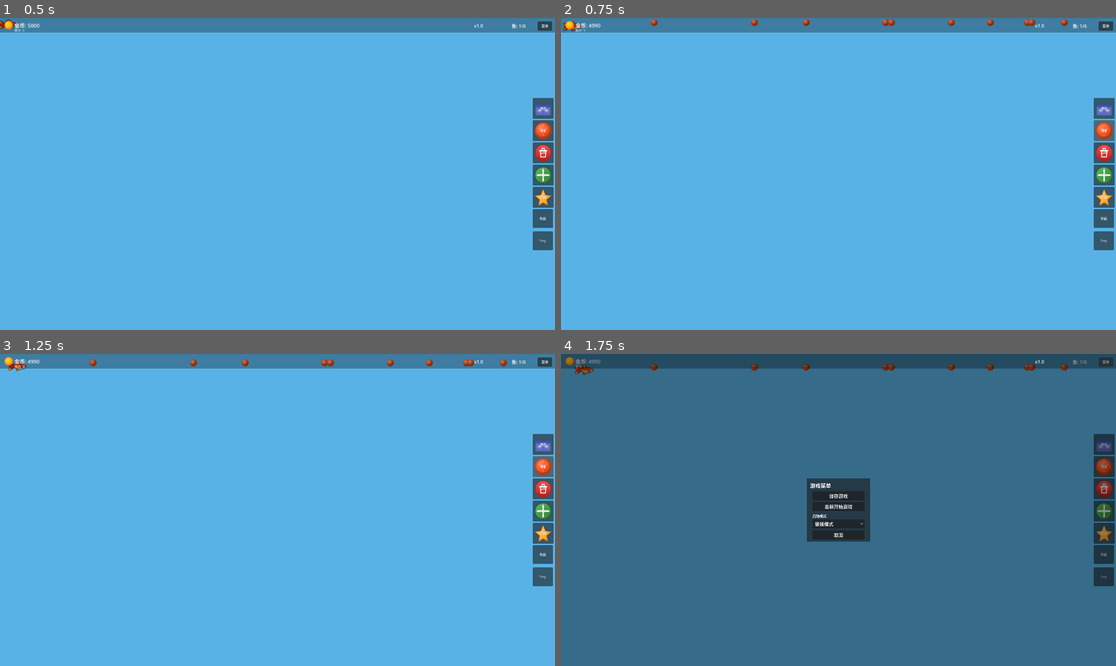
Above: before the commit, frames 1-4 (two rows, left to right).
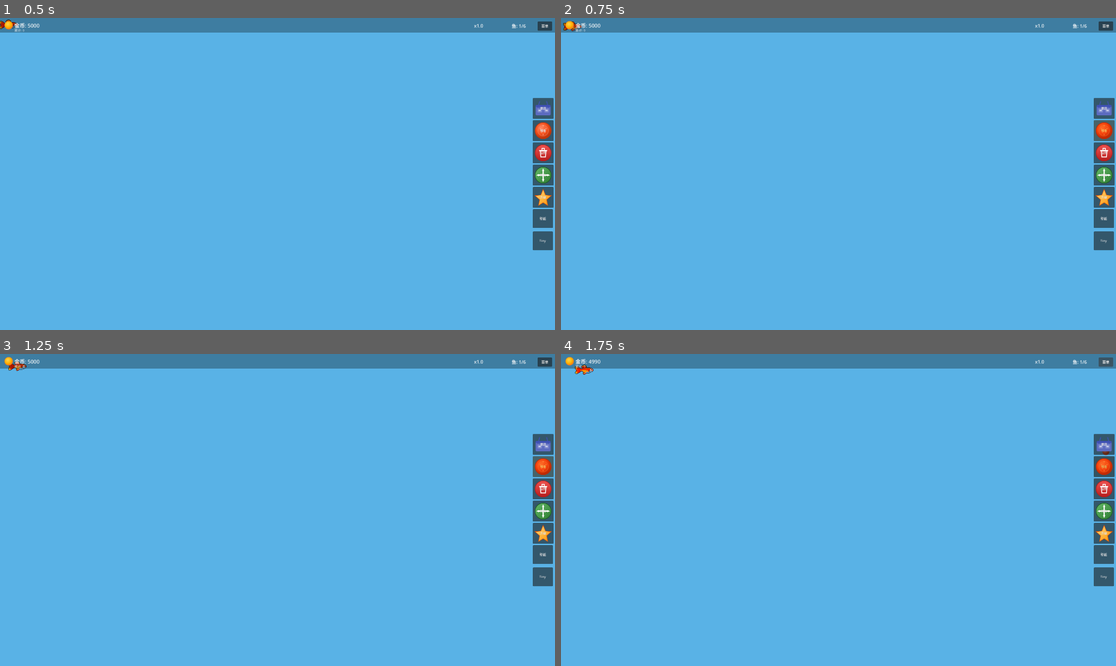
Above: after the commit, the same moments.

Repository: ZhanXuzhao/Deskquarium
Game: Godot game, scene res://main.tscn
Same seed, same stepped clock (60 frames per second), same inputs: the game is played once before the commit and once after it.
Inputs:
- Up to frame 1 (0.5 s): no input
- Up to frame 2 (0.75 s): click "喂食" at 0.5 s
- Up to frame 3 (1.25 s): no input
- Up to frame 4 (1.75 s): click "菜单" at 1.25 s

Frame 1 is identical in both runs. In frame 2, 0.3% of the frame differs, in the area x 5-99%, y 0-38%; in frame 3, 0.3%; in frame 4, 100%, in the area x 0-100%, y 0-100%.

Commit message:
feat: 手动投喂改为投喂模式
- 点击喂食按钮进入投喂模式，光标变为鱼食图标（32x32）
- 左键点击在鼠标位置投一颗鱼食，右键/ESC退出
- 长按持续投食，每秒 3 颗
- 投喂模式下按钮高亮黄色

Diff:
--- a/scripts/main.gd
+++ b/scripts/main.gd
@@ -93,6 +93,12 @@
 var _placement_preview: Sprite2D = null
 var _placement_deco_type: int = -1
 
+# 投喂模式
+var _feed_mode: bool = false
+var _feed_holding: bool = false
+var _feed_hold_time: float = 0.0
+const FEED_INTERVAL: float = 1.0 / 3.0
+
 
 func _ready() -> void:
 	Global.fish_added.connect(_on_fish_added)
@@ -239,6 +245,12 @@
 	if _tiny_mode:
 		_update_tiny_window()
 		_update_resize_cursor()
+
+	if _feed_mode and _feed_holding:
+		_feed_hold_time += _delta
+		while _feed_hold_time >= FEED_INTERVAL:
+			_feed_hold_time -= FEED_INTERVAL
+			_place_food_at_mouse()
 
 
 func _handle_input() -> void:
@@ -263,6 +275,8 @@
 				aqua.clear_move_selection()
 		elif Global.decoration_placement_active:
 			_cancel_placement()
+		elif _feed_mode:
+			_exit_feed_mode()
 
 	var minus_pressed := Input.is_key_pressed(KEY_MINUS)
 	var equal_pressed := Input.is_key_pressed(KEY_EQUAL)
@@ -369,10 +383,24 @@
 		if Global.decoration_placement_active and not shop_panel_open:
 			_cancel_placement()
 			return
+		if _feed_mode:
+			_exit_feed_mode()
+			return
 
 	if Global.decoration_placement_active and not shop_panel_open and event is InputEventMouseButton:
 		if event.button_index == MOUSE_BUTTON_LEFT and event.pressed:
 			_confirm_placement()
+
+	if _feed_mode and event is InputEventMouseButton:
+		if event.button_index == MOUSE_BUTTON_LEFT:
+			if event.pressed:
+				_feed_holding = true
+				_feed_hold_time = 0.0
+				_place_food_at_mouse()
+			else:
+				_feed_holding = false
+			get_viewport().set_input_as_handled()
+			return
 
 
 func _setup_ui() -> void:
@@ -647,7 +675,7 @@
 			"shop":
 				btn.pressed.connect(toggle_shop)
 			"feed":
-				btn.pressed.connect(do_feed)
+				btn.pressed.connect(_toggle_feed_mode.bind(btn))
 			"sell":
 				btn.pressed.connect(_toggle_sell_mode.bind(btn))
 			"move":
@@ -1497,6 +1525,65 @@
 				fish.set_food_target(pellet)
 
 
+# ── 投喂模式 ─────────────────────────────────────────────────────────────
+
+func _toggle_feed_mode(btn: Button) -> void:
+	if not _feed_mode:
+		_enter_feed_mode()
+		btn.modulate = Color(1.0, 0.8, 0.4)
+	else:
+		_exit_feed_mode()
+
+
+func _enter_feed_mode() -> void:
+	_feed_mode = true
+	# 将光标设为鱼食图标（缩放到 32x32）
+	var cursor_tex := load("res://assets/ui/ui_food.svg") as Texture2D
+	if cursor_tex:
+		var img := cursor_tex.get_image()
+		if img:
+			img.resize(32, 32, Image.INTERPOLATE_LANCZOS)
+			var scaled_tex := ImageTexture.create_from_image(img)
+			Input.set_custom_mouse_cursor(scaled_tex, Input.CURSOR_ARROW, Vector2(16, 16))
+
+
+func _exit_feed_mode() -> void:
+	_feed_mode = false
+	_feed_holding = false
+	_feed_hold_time = 0.0
+	Input.set_custom_mouse_cursor(null)
+	if is_instance_valid(_ui_container):
+		var feed_btn := _ui_container.get_node_or_null("Btn_feed") as Button
+		if feed_btn:
+			feed_btn.modulate = Color(1, 1, 1, 1)
+
+
+func _place_food_at_mouse() -> void:
+	if fish_container.get_child_count() == 0:
+		return
+	if not Global.spend(10):
+		return
+
+	var mouse_pos := get_global_mouse_position()
+	var local_pos := aquarium.to_local(mouse_pos)
+
+	var margin := 20.0
+	var clamped_x := clampf(local_pos.x, margin, aquarium_bounds.size.x - margin)
+	var clamped_y := clampf(local_pos.y, aquarium_bounds.size.y * 0.3, aquarium_bounds.size.y - margin)
+
+	var pellet_scene := preload("res://scenes/food/food_pellet.tscn")
+	var pellet_script := preload("res://scripts/food/food_pellet.gd")
+	var pellet := pellet_scene.instantiate()
+	pellet.set_script(pellet_script)
+	pellet.position = Vector2(clamped_x, clamped_y)
+	pellet.bottom_y = aquarium_bounds.position.y + aquarium_bounds.size.y - 10
+	food_container.add_child(pellet)
+
+	for fish in fish_container.get_children():
+		if fish.has_method("set_food_target"):
+			fish.set_food_target(pellet)
+
+
 func do_upgrade() -> void:
 	var cost := 500
 	if Global.spend(cost):
